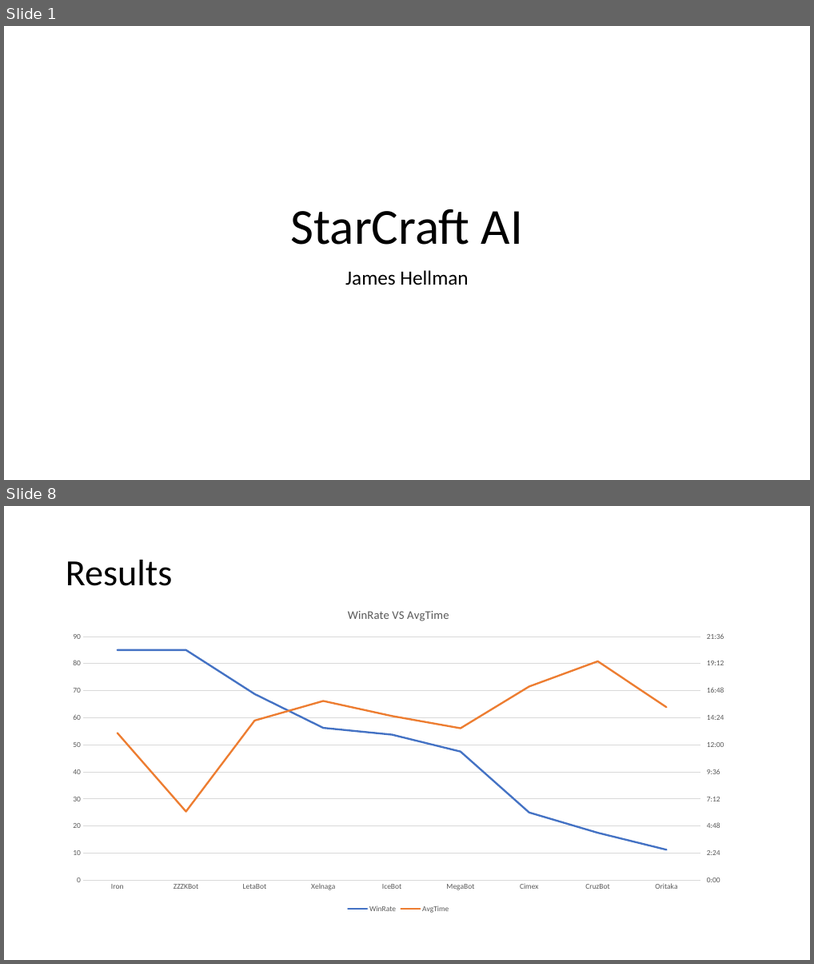
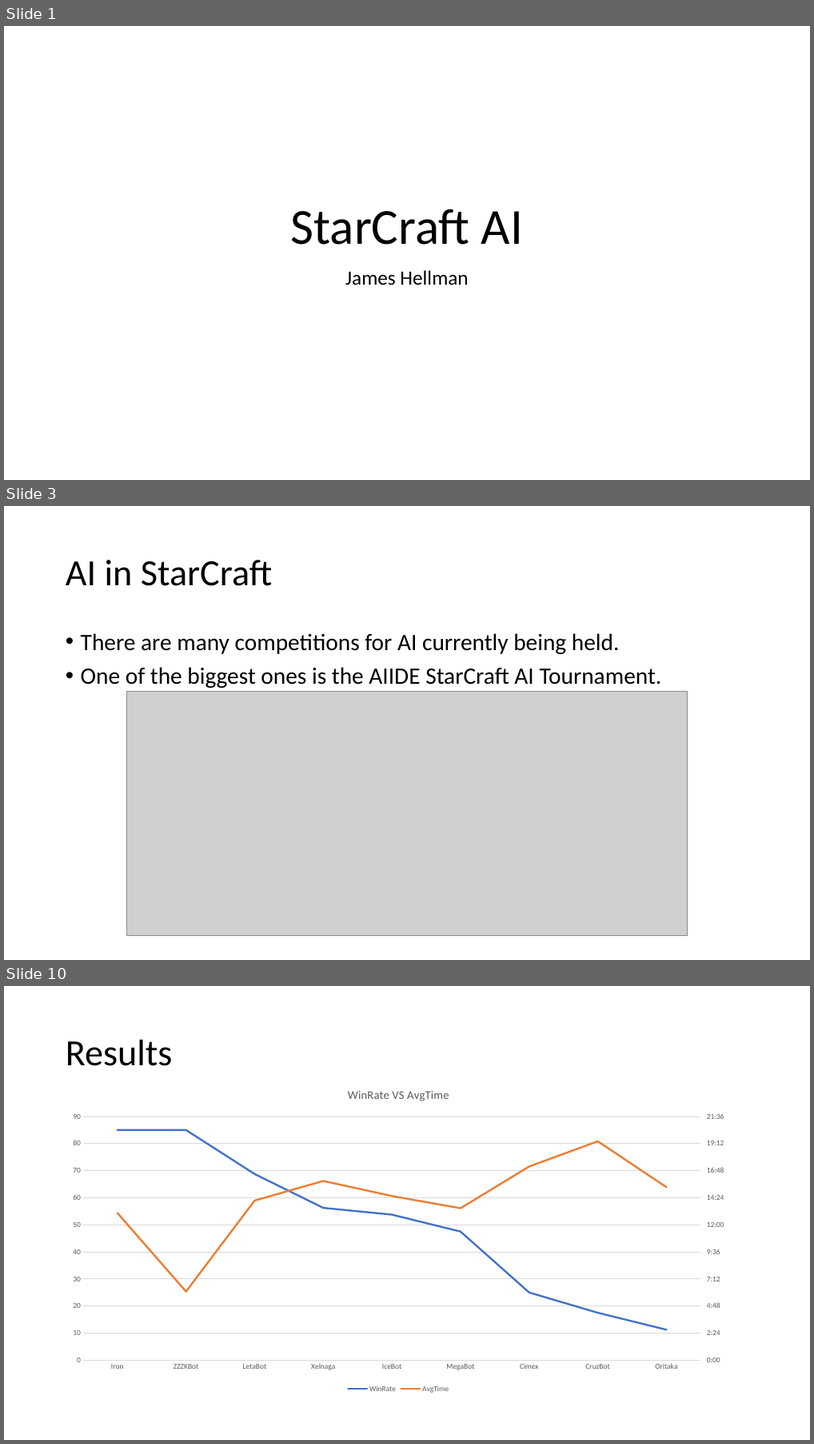
Before and after one commit to James120393/Dissertation_Artefact, a slide deck: ResultsPresentation.pptx. Shown one above the other, each under a label of ours: slides 1 and 8 before the commit, slides 1, 3 and 10 after it; the slides between them are not shown. The pictures are 814x964 and 814x1444 pixels, drawn with LibreOffice and Linux fonts; fonts in the diff are those of the drawing; grey boxes stand for pictures. Boxes give left, top, right and bottom in pixels: in the first picture for what was removed or moved away, otherwise in the second. Text is boxed around its words. In the diff, an @@ line names an element or a change of style, - is before the commit and + after.

```diff
--- a/ResultsPresentation.pptx
+++ b/ResultsPresentation.pptx
@@ slide 3 added at <box>4,506,810,960</box>, background #FFFFFF @@
@@ title added at <box>66,560,272,586</box>, 44 pt, text #000000 @@
+AI in StarCraft
@@ text added at <box>81,633,662,688</box>, 28 pt, text #000000 @@
+• There are many competitions for AI currently being held.
+• One of the biggest ones is the AIIDE StarCraft AI Tournament.
@@ picture added at <box>127,691,687,936</box> @@
@@ what was slide 8 is now slide 10 @@
```
Also in this commit, not shown: 6 slides changed, 2 other slides added, 2 other files.
